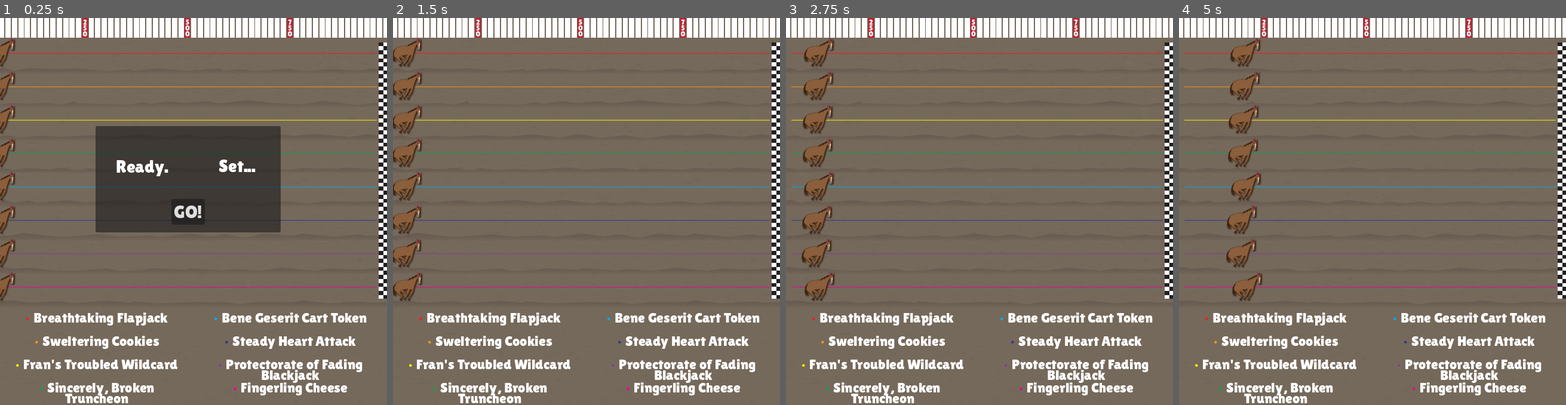
Above: before the commit, frames 1-4 (left to right).
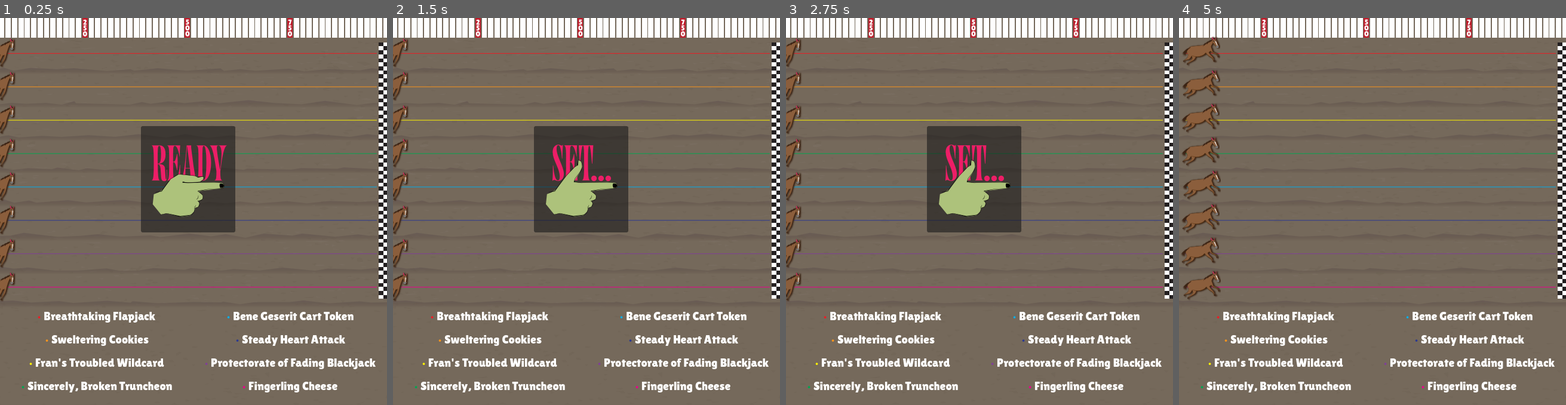
Above: after the commit, the same moments.

Repository: ahndhi/Very-Normal-Horse-Racing-Sim
Game: Godot game, scene res://showrunner.tscn
Same seed, same stepped clock (60 frames per second), same inputs: the game is played once before the commit and once after it.
Inputs (mouse positions are in pixels of both pictures, inside the frame that each line leads up to):
- Up to frame 1 (0.25 s): no input
- Up to frame 2 (1.5 s): click (582, 211) at 0.5 s, where only the run before the commit has a clickable "GO!"
- Up to frame 3 (2.75 s): no input
- Up to frame 4 (5 s): no input

The runs differ from the first frame. In frame 1, 14% of the frame differs, in the area x 4-98%, y 27-100%; in frame 2, 14%; in frame 3, 15%, in the area x 0-98%, y 5-100%; in frame 4, 10%.

Commit message:
raceupdates

Diff:
--- /dev/null
+++ b/art/prelim/fingerguns-01.svg
@@ -0,0 +1,84 @@
+<?xml version="1.0" encoding="UTF-8"?>
+<svg id="Layer_1" xmlns="http://www.w3.org/2000/svg" version="1.1" viewBox="0 0 384 128">
+  <!-- Generator: Adobe Illustrator 30.0.0, SVG Export Plug-In . SVG Version: 2.1.1 Build 123)  -->
+  <defs>
+    <style>
+      .st0 {
+        fill: #adc27b;
+      }
+
+      .st1 {
+        fill: #ed1e67;
+      }
+
+      .st2 {
+        fill: #fbb042;
+      }
+    </style>
+  </defs>
+  <g>
+    <g>
+      <path class="st1" d="M17.94,58.54l-1.18-16.3c-.34-4.37-2.73-6.39-3.95-6.55-.38-.08-.63.08-.63.59,0,17.31.84,26.59,3.36,26.59v.25H1.68v-.17c3.74,0,3.82-11.72,3.82-29.4s-.08-29.07-3.82-29.07v-.17h13.53c2.77,0,10.04.63,10.04,15,0,12.1-5.46,15.12-11.43,15.88-.25.04-.25.08,0,.13,5.75.67,9.96,1.68,10.46,7.6l1.01,16c.08,1.39.63,2.56.92,2.56.59,0,1.18-3.19.63-16.13,0-.29.13-.5.38-.5.21,0,.38.17.38.46.21,13.4.97,18.9-4.58,18.9-2.77,0-4.75-1.3-5.08-5.67ZM12.1,34.18c0,.59.29.63.67.63,4.16-.21,4.87-6.85,4.87-15.54,0-12.22-1.39-14.12-3.02-14.12-2.52,0-2.6,4.41-2.6,22.68,0,2.77,0,3.57.08,6.34Z"/>
+      <path class="st1" d="M31.25,32.08c0-14.58.67-27.6-3.53-27.6v-.17h22.01c-.67,6.13-.63,12.39-.63,18.69,0,.38-.34.42-.38.08-2.56-14.54-5.8-17.94-7.77-17.94-3.36,0-3.11,4.66-3.11,25.58,0,.59.21.88.92.84,2.56-.04,3.61-3.87,5.67-13.02.08-.42.38-.38.42-.04.84,9.07.84,18.27.04,27.39-.04.54-.38.54-.5.04-2.02-9.24-3.15-13.44-5.63-13.53-.71,0-.92.25-.92.92,0,23.36.17,28.94,3.44,28.94,2.9,0,6.38-9.41,7.94-25.37.04-.5.38-.54.38,0,.04,8.74.21,17.47.92,26.21h-22.81v-.17c4.2,0,3.53-16.13,3.53-30.88Z"/>
+      <path class="st1" d="M60.61,4.31h7.56c-.34,2.27.04,4.45.25,6.47,5.92,47.6,7.06,49.74,9.7,52.17v.17h-28.15v-.17c4.5-1.72,7.77-21.59,10.63-58.64ZM63.63,62.95c3.49,0,3.91-4.91,2.44-19.66,0-.21-.13-.34-.34-.34h-6.85c-.21,0-.34.13-.34.34-.71,13.48.38,19.66,5.08,19.66ZM59.01,42.12h6.64c.21,0,.34-.13.29-.34-1.3-10.71-2.56-21.42-4.45-35.83-.04-.34-.21-.13-.25.08-1.34,14.16-2.14,26.42-2.56,35.75,0,.21.13.34.34.34Z"/>
+      <path class="st1" d="M80.35,31.53c0-17.6.25-27.05-3.57-27.05v-.17h12.31c7.06,0,12.39,12.27,12.39,29.03s-5.33,29.78-12.39,29.78h-12.31v-.17c3.82,0,3.57-12.39,3.57-31.42ZM89.42,62.28c2.35,0,4.16-9.03,4.16-28.94,0-18.48-1.76-28.19-4.24-28.19-2.23,0-2.48,2.77-2.48,27.98s.25,29.15,2.56,29.15Z"/>
+      <path class="st1" d="M110.38,47.54c-5-35.58-8.36-41.38-11.01-43.06v-.17h28.48v.17c-4.12,1.3-7.44,15.33-10.96,43.14,0,9.37.25,15.33,3.49,15.33v.17h-13.57v-.17c3.49,0,3.57-6.05,3.57-15.42ZM116.3,44.39c.08.34.21.29.25.04,4.2-28.52,2.65-39.95-2.98-39.95-3.95,0-3.53,5,2.73,39.91Z"/>
+    </g>
+    <g>
+      <polygon class="st0" points="120.71 67.14 106.36 65.93 61.3 66.94 53.89 66.02 54.24 65.47 59.02 66.25 68.78 66.11 82.49 65.41 88.77 60.88 88.4 56.75 80.43 57.41 74.7 55.62 47.21 52.76 34.06 61.09 21.5 77.45 13.41 83.05 5.53 86.14 3.72 102.91 17.86 120.29 26.35 118.26 51.81 123.92 66.56 121.7 72.82 115.03 74.64 109.78 79.89 107.35 81.91 101.7 80.1 97.65 87.17 94.42 87.77 88.16 80.5 82.1 85.96 80.28 115.63 76.79 122.53 74.62 123.14 70.58 120.71 67.14"/>
+      <path d="M73.45,107.73c-.22,0-.36-.06-.38-.06l.15-.37s.44.13.86-.08c.5-.25,1.23-.99,1.67-3.13l.13.07c-.23,1.66-.47,2.9-1.48,3.41-.25.13-.78.16-.96.16Z"/>
+      <path d="M76.87,94.52s-.06,0-.07,0l.03-.39c.09,0,2.21.1,2.99-3.68.09-.42.06-1.26.05-1.81,0-.23-.01-.43,0-.55h.18c0,.13.09.59.11.81.06.59.15,1.47.05,1.93-.79,3.81-2.93,3.7-3.34,3.7Z"/>
+      <path d="M122.18,68.34c-2.42-2.16-6.78-1.86-6.95-1.85l-22.13-.34-15.2.37c2.77-.07,6.88-.71,9.48-3.62,4.25-4.77,1.04-6.85,1.01-6.89l-.09-.09-9.73,1.03-4.48-2.08-24.08-2.42-3.15-.15-14.08,8.52-14.47,19.82-9.83,2.21.09.39,10.29-1.87,14.4-20.45,13.78-8.17,2.92.09,24,2.4,5.66,3,8.56-1.87c.47.56,2.55,2.15-1.11,6.25-3.97,4.45-11.71,3.31-12.12,3.37l-16.7.04-3.57-1.16c-.22-.02-.44-.05-.66-.07l-.58,1.97,9.03.5,30.61-.74,22.14.33s4.38-.3,6.67,1.75c.88.79,1.35,1.84,1.4,3.11.05,1.27-.35,2.32-1.16,3.1-2.13,2.05-6.46,1.75-6.53,1.74l-18.82,1.01-17.48,2.91-.13.91,17.65-3.43,18.77-1.01c.18.01,4.55.31,6.81-1.85.9-.87,1.33-2.01,1.29-3.4-.05-1.39-.56-2.53-1.53-3.39ZM54.57,65.47s2.46.64,2.46.64h-2.6s.14-.64.14-.64ZM59.31,66.44l15.65-.04h.04s1.16.16,2.79.12l-15.27.37-3.21-.46Z"/>
+      <path d="M49.75,123.87h-.04s-22.18-5.45-22.18-5.45l-11.27,2.21-.08-.39,11.36-2.23,22.3,4.72,15.81-1.87s5.21-1.05,6.97-4.76c1.76-3.72,1.01-6.5,1-6.53l-.07-.24.09-.39c.07,0,6.9-.08,8.06-4.73,1.16-4.64-2.26-6.43-2.3-6.44l-.74-.37.14-.26c.08,0,8.39.19,9.16-5.43.78-5.65-8.68-10.26-8.78-10.3l.17-.36c.4.19,9.82,4.78,9,10.71-.69,4.98-6.36,5.85-8.25,6,.98.75,2.93,2.76,1.98,6.55-1.1,4.42-6.8,5.25-8.03,5.38.15.76.48,3.29-1.08,6.58-1.84,3.88-7.08,5.3-7.3,5.36l-15.92,2.23Z"/>
+      <path d="M116.23,68.26s-.81,2.02-.71,3.33,1.21,3.94,1.21,3.94c0,0,6.67.51,6.26-3.84s-6.77-3.44-6.77-3.44Z"/>
+    </g>
+  </g>
+  <g>
+    <g>
+      <path class="st1" d="M145.76,62.15c-1.13,0-1.97.55-2.48,1.39-.17.34-.46.25-.42-.17.8-6.43.8-14.45.88-25.29,0-.5.46-.63.55,0,1.22,14.28,3.61,24.91,7.9,24.91,2.18,0,3.02-2.65,3.02-6.3,0-14.2-11.85-27.72-11.85-41.25,0-9.87,6.05-12.35,9.62-12.35,2.73,0,4.33,1.55,5.5,1.55.8,0,1.3-.38,1.51-1.01.13-.5.59-.42.55.13-.55,5.29-.76,14.37-1.05,22.56,0,.34-.5.59-.59,0-1.39-17.56-3.57-22.39-6.13-22.39-1.6,0-2.86,1.8-2.86,6.01,0,13.61,12.18,29.32,12.18,42.22,0,8.49-5.29,11.76-9.45,11.76-3.07,0-4.96-1.77-6.89-1.77Z"/>
+      <path class="st1" d="M165.75,31.91c0-14.58.67-27.6-3.53-27.6v-.17h22.01c-.67,6.13-.63,12.39-.63,18.69,0,.38-.34.42-.38.08-2.56-14.54-5.8-17.94-7.77-17.94-3.36,0-3.11,4.66-3.11,25.58,0,.59.21.88.92.84,2.56-.04,3.61-3.87,5.67-13.02.08-.42.38-.38.42-.04.84,9.07.84,18.27.04,27.39-.04.54-.38.54-.5.04-2.02-9.24-3.15-13.44-5.63-13.53-.71,0-.92.25-.92.92,0,23.36.17,28.94,3.44,28.94,2.9,0,6.38-9.41,7.94-25.37.04-.5.38-.54.38,0,.04,8.74.21,17.47.92,26.21h-22.81v-.17c4.2,0,3.53-16.13,3.53-30.88Z"/>
+      <path class="st1" d="M195.95,31.36c0-17.52.17-26.38-2.14-26.38-1.6,0-2.73,9.41-4.58,29.74-.04.67-.59.71-.63.04-.55-9.45-.8-22.05-1.55-30.62h24.32c-.63,8.61-1.05,21.09-1.55,30.5-.04.67-.59.63-.67-.04-1.85-20.29-2.56-29.62-4.54-29.62s-2.14,8.91-2.14,26.46c0,19.03.21,31.34,3.49,31.34v.17h-13.57v-.17c3.82,0,3.57-12.39,3.57-31.42Z"/>
+      <path class="st1" d="M207.83,59.55c0-2.61,2.1-4.66,4.66-4.66s4.71,2.06,4.71,4.66-2.1,4.66-4.71,4.66-4.66-2.06-4.66-4.66Z"/>
+      <path class="st1" d="M219.76,59.55c0-2.61,2.1-4.66,4.66-4.66s4.71,2.06,4.71,4.66-2.1,4.66-4.71,4.66-4.66-2.06-4.66-4.66Z"/>
+      <path class="st1" d="M231.69,59.55c0-2.61,2.1-4.66,4.66-4.66s4.71,2.06,4.71,4.66-2.1,4.66-4.71,4.66-4.66-2.06-4.66-4.66Z"/>
+    </g>
+    <g>
+      <polygon class="st0" points="133.82 85.96 141.7 82.88 149.78 77.28 167.16 54.64 180.9 40.3 185.34 36.26 186.34 28.97 191.2 31.41 193.02 39.69 187.77 51.21 178.88 64.95 189.59 66.77 234.65 65.76 248.99 66.97 251.42 70.41 250.81 74.45 243.92 76.62 214.24 80.1 208.78 81.92 216.06 87.99 215.45 94.25 208.38 97.48 210.2 101.52 208.18 107.18 202.92 109.61 201.11 114.86 194.84 121.53 180.09 123.75 154.63 118.09 146.14 120.11 132 102.74 133.82 85.96"/>
+      <path d="M201.74,107.56c-.22,0-.36-.06-.38-.06l.15-.37s.44.13.86-.08c.5-.25,1.23-.99,1.67-3.13l.13.07c-.23,1.66-.47,2.9-1.48,3.41-.25.13-.78.16-.96.16Z"/>
+      <path d="M205.15,94.35s-.06,0-.07,0l.03-.39c.09,0,2.21.1,2.99-3.68.09-.42.06-1.26.05-1.81,0-.23-.01-.43,0-.55h.18c0,.13.09.59.11.81.06.59.15,1.47.05,1.93-.79,3.81-2.93,3.7-3.34,3.7Z"/>
+      <path d="M136.87,83.08l-.09-.39,9.83-2.21,16.32-22.37,17.01-17.82,4.19-2.6,2.04-8.89.13-.02s4.64-.81,6.28,5.35c1.62,6.06-1.4,12.4-1.43,12.46l-.02.03-10.28,13.3-1.16,5.2,11.1,1.59,30.58-.74,22.13.34c.17-.01,4.53-.31,6.95,1.85.97.86,1.48,2.01,1.53,3.39.05,1.39-.38,2.54-1.29,3.4-2.25,2.17-6.62,1.87-6.81,1.85l-18.77,1.01-17.65,3.43.13-.91,17.48-2.91,18.82-1.01c.07,0,4.4.3,6.53-1.74.82-.79,1.21-1.83,1.16-3.1-.05-1.28-.52-2.32-1.4-3.11-2.29-2.05-6.63-1.75-6.67-1.75l-22.14-.33-30.61.74-12.04-1.31,1.78-6.08,10.29-13.32c.18-.37,2.93-6.41,1.39-12.17-1.42-5.31-4.97-5.17-5.7-5.09l-.69,8.38-5.62,3.08-16.96,17.76-16.08,22.84-10.29,1.87Z"/>
+      <path d="M178.04,123.7h-.04s-22.18-5.45-22.18-5.45l-11.27,2.21-.08-.39,11.36-2.23,22.3,4.72,15.81-1.87s5.21-1.05,6.97-4.76c1.76-3.72,1.01-6.5,1-6.53l-.07-.24.09-.39c.07,0,6.9-.08,8.06-4.73,1.16-4.64-2.26-6.43-2.3-6.44l-.74-.37.14-.26c.08,0,8.39.19,9.16-5.43.78-5.65-8.68-10.26-8.78-10.3l.17-.36c.4.19,9.82,4.78,9,10.71-.69,4.98-6.36,5.85-8.25,6,.98.75,2.93,2.76,1.98,6.55-1.1,4.42-6.8,5.25-8.03,5.38.15.76.48,3.29-1.08,6.58-1.84,3.88-7.08,5.3-7.3,5.36l-15.92,2.23Z"/>
+      <path d="M244.51,68.09s-.81,2.02-.71,3.33,1.21,3.94,1.21,3.94c0,0,6.67.51,6.26-3.84s-6.77-3.44-6.77-3.44Z"/>
+    </g>
+  </g>
+  <g>
+    <g>
+      <path class="st1" d="M279.21,33.68c0-16.59,4.66-30.33,12.35-30.33,3.74,0,4.62,3.15,6.05,3.15.76,0,1.34-.76,1.89-2.77.13-.42.5-.38.5.08-.5,6.72-.97,12.77-1.22,20.29,0,.63-.59.71-.67-.17-1.68-12.9-4.2-19.74-6.72-19.74-3.11,0-4.28,9.87-4.28,29.19,0,20.75,1.34,29.87,4.41,29.87,1.55,0,2.73-2.56,2.73-11.47.04-17.56.34-21.21-3.19-21.21v-.17h12.48v.17c-3.19,0-2.86,3.61-3.15,23.06-.08,4.33.29,8.28.76,10.63.04.25-.38.54-.55.17-1.85-3.7-2.48-4.92-3.4-4.92-1.64,0-3.28,4.75-6.43,4.75-6.6,0-11.55-13.48-11.55-30.58Z"/>
+      <path class="st1" d="M305.16,33.8c0-16.01,3.91-30.46,11.55-30.46s11.68,14.45,11.68,30.46-3.99,30.46-11.68,30.46-11.55-14.45-11.55-30.46ZM316.71,63.42c2.69,0,3.74-8.15,3.74-29.62s-1.05-29.62-3.74-29.62-3.65,8.15-3.65,29.62,1.09,29.62,3.65,29.62Z"/>
+      <path class="st1" d="M336.37,52.24c-.38-4.75-2.77-6.3-2.77-9.7,0-29.24.25-37.97-3.57-37.97v-.17h13.57v.17c-3.32,0-3.49,8.82-3.49,38.06,0,3.4-2.44,4.87-2.9,9.62-.04.25-.21.38-.42.38-.17,0-.42-.13-.42-.38ZM336.79,55.14c2.6,0,4.7,2.06,4.7,4.66s-2.1,4.66-4.7,4.66-4.66-2.06-4.66-4.66,2.1-4.66,4.66-4.66Z"/>
+      <path class="st1" d="M350.06,52.24c-.38-4.75-2.77-6.3-2.77-9.7,0-29.24.25-37.97-3.57-37.97v-.17h13.57v.17c-3.32,0-3.49,8.82-3.49,38.06,0,3.4-2.44,4.87-2.9,9.62-.04.25-.21.38-.42.38-.17,0-.42-.13-.42-.38ZM350.48,55.14c2.6,0,4.7,2.06,4.7,4.66s-2.1,4.66-4.7,4.66-4.66-2.06-4.66-4.66,2.1-4.66,4.66-4.66Z"/>
+      <path class="st1" d="M363.75,52.24c-.38-4.75-2.77-6.3-2.77-9.7,0-29.24.25-37.97-3.57-37.97v-.17h13.57v.17c-3.32,0-3.49,8.82-3.49,38.06,0,3.4-2.44,4.87-2.9,9.62-.04.25-.21.38-.42.38-.17,0-.42-.13-.42-.38ZM364.17,55.14c2.6,0,4.7,2.06,4.7,4.66s-2.1,4.66-4.7,4.66-4.66-2.06-4.66-4.66,2.1-4.66,4.66-4.66Z"/>
+    </g>
+    <g>
+      <polygon class="st0" points="264.31 98.27 269.54 91.62 273.66 82.68 277.17 54.37 281.73 35.03 283.52 29.3 280.68 22.52 286.11 22.15 291.88 28.36 293.19 40.96 292.49 57.31 302.65 53.44 340.97 29.72 353.95 23.49 357.78 25.23 359.31 29.02 354.47 34.38 330.66 52.44 326.88 56.77 336.22 58.31 338.87 64.01 334.42 70.39 338.03 72.95 339.16 78.85 335.86 83.6 336.96 89.05 334.94 97.98 323.35 107.37 298.54 115.41 292.25 121.45 271.25 113.65 264.31 98.27"/>
+      <path d="M333.8,82.44c-.19.11-.34.14-.35.14l-.05-.39s.45-.11.7-.5c.31-.48.56-1.47-.15-3.55h.14c.64,1.54,1.06,2.73.46,3.68-.15.24-.59.54-.75.63Z"/>
+      <path d="M330.05,69.32s-.05.03-.06.03l-.17-.36c.08-.04,1.95-1.03.71-4.69-.14-.41-.58-1.12-.88-1.59-.12-.2-.23-.36-.28-.47l.16-.08c.06.1.37.45.5.63.36.48.87,1.19,1.02,1.64,1.25,3.69-.65,4.67-1,4.88Z"/>
+      <path d="M265.47,94.23l-.27-.29,7.35-6.89,2.73-27.56,5.62-23.98,2.3-4.37-2.75-8.7.1-.09s3.59-3.05,8.13,1.43c4.47,4.41,5.08,11.4,5.09,11.47v.04s-2.11,16.68-2.11,16.68l1.64,5.07,10.37-4.26,25.98-16.15,19.25-10.93c.14-.1,3.75-2.57,6.93-1.93,1.27.26,2.29.98,3.04,2.15.75,1.17.96,2.38.62,3.58-.84,3.01-4.76,4.97-4.93,5.05l-15.66,10.39-13.48,11.9-.35-.85,13.59-11.37,15.71-10.42c.06-.03,3.95-1.97,4.74-4.81.31-1.09.11-2.19-.57-3.26-.69-1.08-1.62-1.74-2.78-1.97-3.01-.61-6.6,1.85-6.64,1.88l-19.26,10.94-26,16.16-11.04,4.98-1.55-6.14,2.12-16.7c-.04-.41-.73-7.01-4.97-11.2-3.91-3.86-6.91-1.94-7.49-1.49l3.65,7.57-3.28,5.5-5.61,23.91-2.28,27.84-7.92,6.82Z"/>
+      <path d="M321.56,108.37h-.04s-21.88,6.57-21.88,6.57l-8.59,7.62-.26-.3,8.66-7.68,21.61-7.24,12.68-9.63s3.96-3.55,3.59-7.63c-.37-4.1-2.43-6.11-2.45-6.13l-.18-.17-.12-.38c.06-.04,5.91-3.56,4.55-8.16-1.35-4.59-5.21-4.39-5.25-4.39l-.83.05-.02-.3c.07-.04,7.33-4.09,5.15-9.32-2.19-5.27-12.69-4.44-12.79-4.43l-.03-.39c.44-.04,10.89-.86,13.19,4.67,1.93,4.64-2.51,8.27-4.07,9.35,1.23.15,3.92.9,5.03,4.64,1.29,4.37-3.2,7.98-4.19,8.71.52.58,2.08,2.6,2.41,6.21.38,4.27-3.41,8.16-3.58,8.32l-12.59,10Z"/>
+      <path d="M350.65,26.73s.33,2.15,1.08,3.23c.75,1.08,3.04,2.78,3.04,2.78,0,0,6-2.95,3.45-6.49-2.55-3.54-7.58.47-7.58.47Z"/>
+    </g>
+    <g>
+      <polygon class="st2" points="350.15 27.21 335.72 23.93 336.17 22.39 350.15 27.21"/>
+      <polygon class="st2" points="351.49 24.91 337.29 12.48 338.39 11.32 351.49 24.91"/>
+      <polygon class="st2" points="353.74 23.49 348.84 11.52 350.36 11.01 353.74 23.49"/>
+      <polygon class="st2" points="356.4 23.28 357.7 9.91 359.28 10.16 356.4 23.28"/>
+      <polygon class="st2" points="358.85 24.33 367.79 10.98 369.08 11.94 358.85 24.33"/>
+      <polygon class="st2" points="360.53 26.4 371.06 20.45 371.76 21.9 360.53 26.4"/>
+      <polygon class="st2" points="361.05 29.01 375.47 28.73 375.41 30.33 361.05 29.01"/>
+      <polygon class="st2" points="360.3 31.57 371.37 36.96 370.57 38.36 360.3 31.57"/>
+      <polygon class="st2" points="358.45 33.48 367.43 46.06 366.08 46.92 358.45 33.48"/>
+      <polygon class="st2" points="355.92 34.32 357.75 46.29 356.15 46.42 355.92 34.32"/>
+      <polygon class="st2" points="353.3 33.89 347.41 49.91 345.94 49.28 353.3 33.89"/>
+    </g>
+  </g>
+</svg>
--- a/race.gd
+++ b/race.gd
@@ -6,6 +6,8 @@
 var go = false
 const  MOVE_FACTOR = 0.612
 var raceTime = 0.0
+var resultsNum = 1
+var results : String
 
 
 # Called when the node enters the scene tree for the first time.
@@ -26,12 +28,17 @@
 				curHorseSpeed = thisHorse.maxSpeed + thisHorse.luck
 			thisHorse.position.x = thisHorse.position.x + (curHorseSpeed * delta * MOVE_FACTOR * 2)
 			if thisHorse.position.x > 612:
-				print(thisHorse.horseName)
-				go = false
-				for horsey in horseNodes:
-					var sumHorse = get_node(horsey)
-					var thisAnim = sumHorse.get_child(0)
-					thisAnim.stop()
+				results += (str(resultsNum) + ". " + str(thisHorse.horseName) + "\n")
+				resultsNum += 1
+				horseNodes.erase(horse)
+				#go = false
+				#for horsey in horseNodes:
+					#var sumHorse = get_node(horsey)
+				var thisAnim = thisHorse.get_child(0)
+				thisAnim.stop()
+				if horseNodes.is_empty():
+					$Panel2.visible = true
+					$Panel2/Label2.text = results
 	#pass#for horses in HorseInfo:
 	#0-612
 
@@ -61,3 +68,12 @@
 		var thisAnim = thisHorse.get_child(0)
 		thisAnim.play('default')
 	go = true
+
+
+func _on_animated_sprite_2d_animation_finished() -> void:
+	$Panel.visible = false
+	for horsey in horseNodes:
+		var thisHorse = get_node(horsey)
+		var thisAnim = thisHorse.get_child(0)
+		thisAnim.play('default')
+	go = true
--- a/race.tscn
+++ b/race.tscn
@@ -3,7 +3,37 @@
 [ext_resource type="Script" uid="uid://b6sy5d2vheyp1" path="res://race.gd" id="1_8pyxg"]
 [ext_resource type="Texture2D" uid="uid://b055wr1065dp5" path="res://art/prelim/racebg.svg" id="1_auceb"]
 [ext_resource type="FontFile" uid="uid://cynudykd35m85" path="res://LilitaOne-Regular.ttf" id="2_8tr17"]
+[ext_resource type="Texture2D" uid="uid://dc6d6pdu0lyt2" path="res://art/prelim/fingerguns-01.svg" id="4_7ewey"]
 [ext_resource type="PackedScene" uid="uid://b0jnn6p84eiw7" path="res://horse.tscn" id="4_ac655"]
+
+[sub_resource type="AtlasTexture" id="AtlasTexture_cckmr"]
+atlas = ExtResource("4_7ewey")
+region = Rect2(0, 0, 128, 128)
+
+[sub_resource type="AtlasTexture" id="AtlasTexture_s0b8j"]
+atlas = ExtResource("4_7ewey")
+region = Rect2(128, 0, 128, 128)
+
+[sub_resource type="AtlasTexture" id="AtlasTexture_vkkky"]
+atlas = ExtResource("4_7ewey")
+region = Rect2(256, 0, 128, 128)
+
+[sub_resource type="SpriteFrames" id="SpriteFrames_wnqlo"]
+animations = [{
+"frames": [{
+"duration": 1.5,
+"texture": SubResource("AtlasTexture_cckmr")
+}, {
+"duration": 1.5,
+"texture": SubResource("AtlasTexture_s0b8j")
+}, {
+"duration": 0.5,
+"texture": SubResource("AtlasTexture_vkkky")
+}],
+"loop": false,
+"name": &"default",
+"speed": 1.0
+}]
 
 [node name="Race" type="Control" unique_id=1294959402]
 layout_mode = 3
@@ -26,9 +56,9 @@
 offset_top = 487.0
 offset_right = 312.0
 offset_bottom = 516.0
-theme_override_constants/line_separation = -11
-theme_override_fonts/normal_font = ExtResource("2_8tr17")
-theme_override_font_sizes/normal_font_size = 24
+theme_override_constants/line_separation = -7
+theme_override_fonts/normal_font = ExtResource("2_8tr17")
+theme_override_font_sizes/normal_font_size = 20
 bbcode_enabled = true
 text = "text"
 fit_content = true
@@ -42,9 +72,9 @@
 offset_top = 526.0
 offset_right = 312.0
 offset_bottom = 555.0
-theme_override_constants/line_separation = -11
-theme_override_fonts/normal_font = ExtResource("2_8tr17")
-theme_override_font_sizes/normal_font_size = 24
+theme_override_constants/line_separation = -7
+theme_override_fonts/normal_font = ExtResource("2_8tr17")
+theme_override_font_sizes/normal_font_size = 20
 bbcode_enabled = true
 text = "text"
 fit_content = true
@@ -58,9 +88,9 @@
 offset_top = 565.0
 offset_right = 312.0
 offset_bottom = 594.0
-theme_override_constants/line_separation = -11
-theme_override_fonts/normal_font = ExtResource("2_8tr17")
-theme_override_font_sizes/normal_font_size = 24
+theme_override_constants/line_separation = -7
+theme_override_fonts/normal_font = ExtResource("2_8tr17")
+theme_override_font_sizes/normal_font_size = 20
 bbcode_enabled = true
 text = "text"
 fit_content = true
@@ -74,9 +104,9 @@
 offset_top = 604.0
 offset_right = 312.0
 offset_bottom = 633.0
-theme_override_constants/line_separation = -11
-theme_override_fonts/normal_font = ExtResource("2_8tr17")
-theme_override_font_sizes/normal_font_size = 24
+theme_override_constants/line_separation = -7
+theme_override_fonts/normal_font = ExtResource("2_8tr17")
+theme_override_font_sizes/normal_font_size = 20
 bbcode_enabled = true
 text = "text"
 fit_content = true
@@ -90,9 +120,9 @@
 offset_top = 487.0
 offset_right = 636.0
 offset_bottom = 516.0
-theme_override_constants/line_separation = -11
-theme_override_fonts/normal_font = ExtResource("2_8tr17")
-theme_override_font_sizes/normal_font_size = 24
+theme_override_constants/line_separation = -7
+theme_override_fonts/normal_font = ExtResource("2_8tr17")
+theme_override_font_sizes/normal_font_size = 20
 bbcode_enabled = true
 text = "text"
 fit_content = true
@@ -106,9 +136,9 @@
 offset_top = 526.0
 offset_right = 636.0
 offset_bottom = 555.0
-theme_override_constants/line_separation = -11
-theme_override_fonts/normal_font = ExtResource("2_8tr17")
-theme_override_font_sizes/normal_font_size = 24
+theme_override_constants/line_separation = -7
+theme_override_fonts/normal_font = ExtResource("2_8tr17")
+theme_override_font_sizes/normal_font_size = 20
 bbcode_enabled = true
 text = "text"
 fit_content = true
@@ -122,9 +152,9 @@
 offset_top = 565.0
 offset_right = 636.0
 offset_bottom = 594.0
-theme_override_constants/line_separation = -11
-theme_override_fonts/normal_font = ExtResource("2_8tr17")
-theme_override_font_sizes/normal_font_size = 24
+theme_override_constants/line_separation = -7
+theme_override_fonts/normal_font = ExtResource("2_8tr17")
+theme_override_font_sizes/normal_font_size = 20
 bbcode_enabled = true
 text = "text"
 fit_content = true
@@ -138,9 +168,9 @@
 offset_top = 604.0
 offset_right = 636.0
 offset_bottom = 633.0
-theme_override_constants/line_separation = -11
-theme_override_fonts/normal_font = ExtResource("2_8tr17")
-theme_override_font_sizes/normal_font_size = 24
+theme_override_constants/line_separation = -7
+theme_override_fonts/normal_font = ExtResource("2_8tr17")
+theme_override_font_sizes/normal_font_size = 20
 bbcode_enabled = true
 text = "text"
 fit_content = true
@@ -150,12 +180,13 @@
 
 [node name="Panel" type="Panel" parent="." unique_id=761203015]
 layout_mode = 0
-offset_left = 160.0
+offset_left = 236.0
 offset_top = 181.0
-offset_right = 470.0
+offset_right = 394.0
 offset_bottom = 359.0
 
 [node name="Label" type="Label" parent="Panel" unique_id=651994835]
+visible = false
 layout_mode = 0
 offset_left = 34.0
 offset_top = 50.0
@@ -166,6 +197,7 @@
 text = "Ready."
 
 [node name="Label2" type="Label" parent="Panel" unique_id=1256762458]
+visible = false
 layout_mode = 0
 offset_left = 206.0
 offset_top = 49.0
@@ -176,6 +208,7 @@
 text = "Set..."
 
 [node name="Button" type="Button" parent="Panel" unique_id=948718549]
+visible = false
 layout_mode = 0
 offset_left = 127.0
 offset_top = 122.0
@@ -185,6 +218,13 @@
 theme_override_font_sizes/font_size = 30
 text = "GO!"
 
+[node name="AnimatedSprite2D" type="AnimatedSprite2D" parent="Panel" unique_id=243498661]
+position = Vector2(80, 92)
+sprite_frames = SubResource("SpriteFrames_wnqlo")
+autoplay = "default"
+frame = 2
+frame_progress = 1.0
+
 [node name="horse" parent="." unique_id=2043974878 instance=ExtResource("4_ac655")]
 layout_mode = 0
 offset_top = 56.0
@@ -225,4 +265,42 @@
 offset_top = 448.0
 offset_bottom = 448.0
 
+[node name="Panel2" type="Panel" parent="." unique_id=1505301567]
+visible = false
+layout_mode = 0
+offset_left = 160.0
+offset_top = 83.0
+offset_right = 470.0
+offset_bottom = 419.0
+
+[node name="Label" type="Label" parent="Panel2" unique_id=154262701]
+layout_mode = 0
+offset_left = 70.0
+offset_top = 10.0
+offset_right = 243.0
+offset_bottom = 39.0
+theme_override_fonts/font = ExtResource("2_8tr17")
+theme_override_font_sizes/font_size = 24
+text = "Congratulations!"
+
+[node name="Label2" type="Label" parent="Panel2" unique_id=1954641957]
+layout_mode = 0
+offset_left = 20.0
+offset_top = 45.0
+offset_right = 290.0
+offset_bottom = 292.0
+theme_override_fonts/font = ExtResource("2_8tr17")
+autowrap_mode = 2
+
+[node name="Button" type="Button" parent="Panel2" unique_id=2004058642]
+layout_mode = 0
+offset_left = 133.0
+offset_top = 296.0
+offset_right = 175.0
+offset_bottom = 334.0
+theme_override_fonts/font = ExtResource("2_8tr17")
+theme_override_font_sizes/font_size = 26
+text = "OK"
+
 [connection signal="pressed" from="Panel/Button" to="." method="_on_button_pressed"]
+[connection signal="animation_finished" from="Panel/AnimatedSprite2D" to="." method="_on_animated_sprite_2d_animation_finished"]
Not shown, added: art/prelim/fingerguns-01.svg.import
Not shown, added: art/prelim/fingerguns.ai
